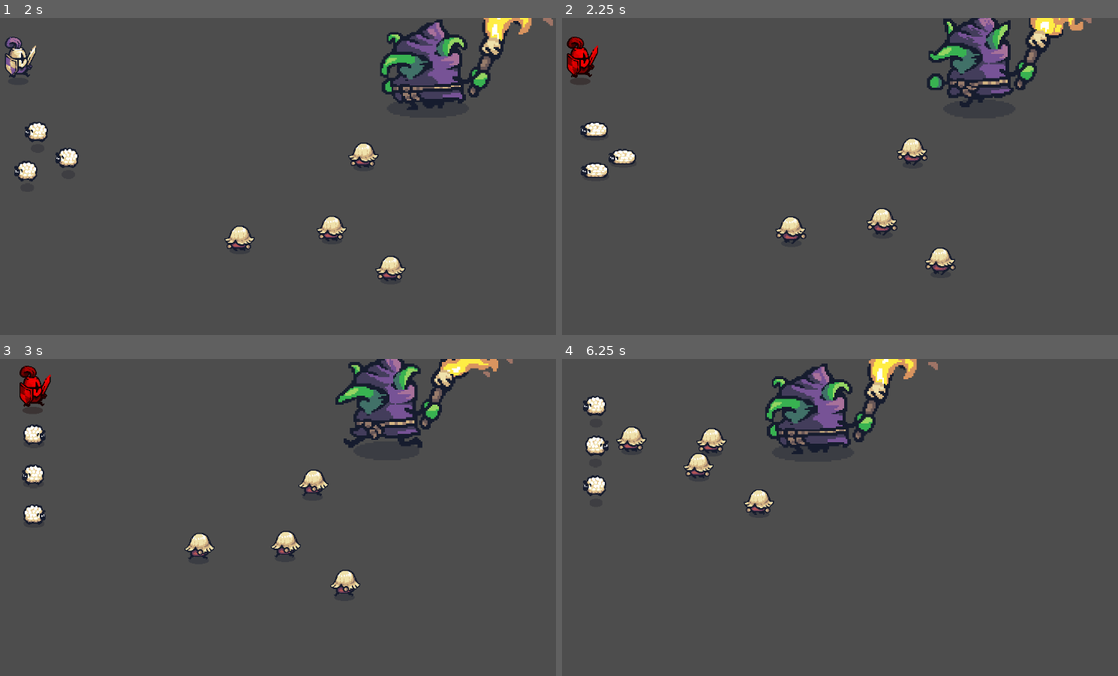
Above: before the commit, frames 1-4 (two rows, left to right).
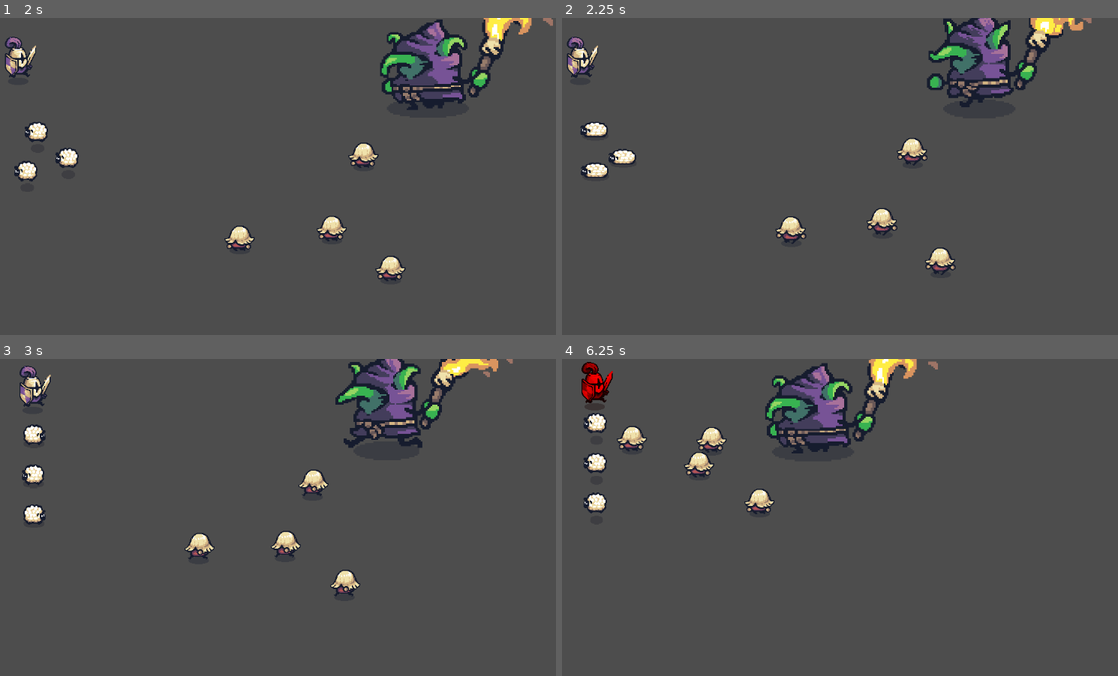
Above: after the commit, the same moments.

Repository: Bonatrix/Trilha_Godot
Game: Godot game, scene res://node_2d.tscn
Two runs of this game, one before a commit and one after it. Both use one fixed random seed, a clock stepped at 60 frames per second and the inputs below.
Inputs:
- Up to frame 1 (2 s): no input
- Up to frame 2 (2.25 s): no input
- Up to frame 3 (3 s): no input
- Up to frame 4 (6.25 s): no input

Frame 1 is identical in both runs. In frame 2, 0.5% of the frame differs, in the area x 0-7%, y 5-19%; in frame 3, 0.5%; in frame 4, 2.9%, in the area x 3-68%, y 0-50%.

Commit message:
Atualização de danos no guerreiro

Diff:
--- /dev/null
+++ b/lore-swords/Bigsckull.tscn
@@ -0,0 +1,7 @@
+[gd_scene load_steps=2 format=3 uid="uid://xkniuug0c5hc"]
+
+[ext_resource type="PackedScene" uid="uid://dqife342ned0b" path="res://misc/sckull.tscn" id="1_uld60"]
+
+[node name="BigSckull" instance=ExtResource("1_uld60")]
+position = Vector2(0, 0)
+scale = Vector2(3, 3)
--- a/lore-swords/player/player.tscn
+++ b/lore-swords/player/player.tscn
@@ -1,6 +1,7 @@
-[gd_scene load_steps=17 format=3 uid="uid://dv35555e6bb12"]
+[gd_scene load_steps=18 format=3 uid="uid://dv35555e6bb12"]
 
 [ext_resource type="Texture2D" uid="uid://c4jrqj3mppc31" path="res://addons/Tiny Swords/Factions/Knights/Troops/Warrior/Purple/Warrior_Purple.png" id="1_liy72"]
+[ext_resource type="PackedScene" uid="uid://xkniuug0c5hc" path="res://Bigsckull.tscn" id="1_rkbax"]
 
 [sub_resource type="GDScript" id="GDScript_oul6g"]
 script/source = "extends CharacterBody2D
@@ -21,6 +22,7 @@
 var was_running: bool = false
 var is_attacking: bool = false
 var attack_cooldown: float = 0.0
+var hitbox_cooldown: float = 0.0
 
 func _process(delta: float)-> void:
 	GameManager.player_position = position
@@ -139,8 +141,15 @@
 			#
 func update_hitbox_detection (delta: float) -> void:
 	#tempo para não receber danos
-	#Frequência(2.x por segundo)
-	#HitboxArea
+	hitbox_cooldown -= delta
+	if hitbox_cooldown > 0: return
+
+	#frequência
+	hitbox_cooldown = 0.5
+
+
+
+	#detectar inimigos
 	var bodies = sword_area.get_overlapping_bodies()
 	for body in bodies:
 		if body.is_in_group(\"enemyes\"):
@@ -149,9 +158,9 @@
 			damage(damage_amount)
 
 
-	pass
-
 func damage(amount: int) -> void:
+	if health <=0: return
+
 	health -= amount
 	print(\"Player atingido\",amount, \"A vida total é\", health )
 
@@ -171,9 +180,8 @@
 		var death_object = death_prefab.instantiate()
 		death_object.position = position
 		get_parent().add_child(death_object)
-
-	queue_free()
-
+		print(\"Player morreu\")
+		queue_free()
 "
 
 [sub_resource type="CapsuleShape2D" id="CapsuleShape2D_oul6g"]
@@ -463,6 +471,7 @@
 position = Vector2(120, 117)
 motion_mode = 1
 script = SubResource("GDScript_oul6g")
+death_prefab = ExtResource("1_rkbax")
 
 [node name="sprite" type="Sprite2D" parent="."]
 position = Vector2(-2, -28)
